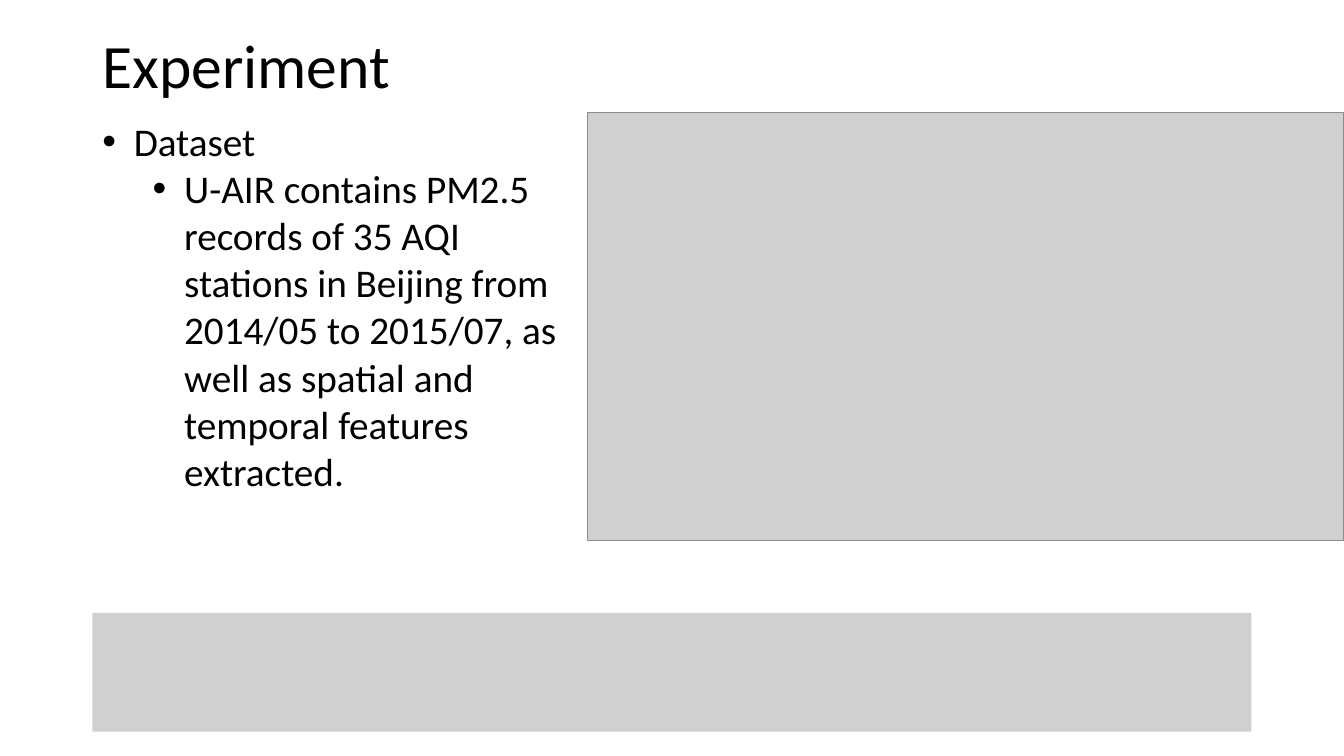
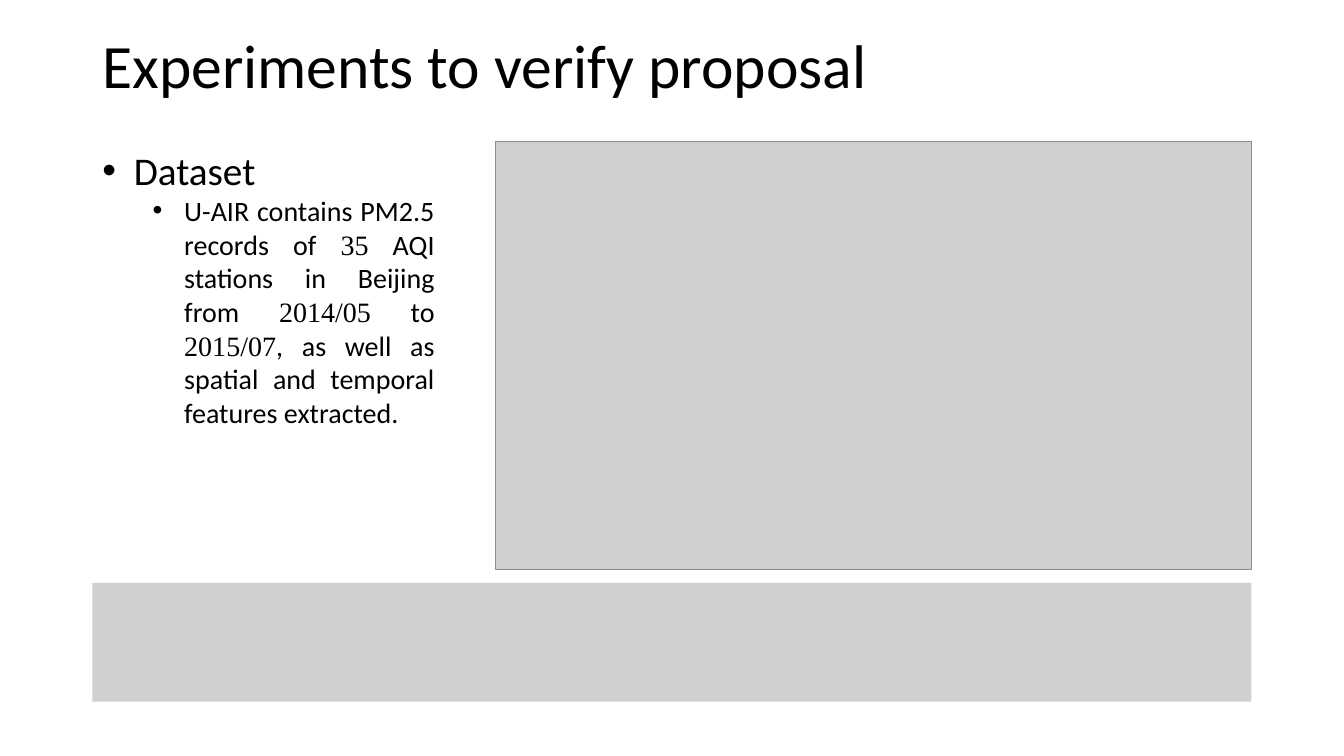
Before and after one commit to RKDSOne/ids, a slide deck: slide 28 of slides&notes/Learning on imbalanced data.pptx (slide 23 before the commit). Drawn at 1344x756 pixels with LibreOffice and Linux fonts; fonts in the diff are those of the drawing; grey boxes stand for pictures. Boxes give left, top, right and bottom in pixels: in the first picture for what was removed or moved away, otherwise in the second. Text is boxed around its words. In the diff, an @@ line names an element or a change of style, - is before the commit and + after.

```diff
--- a/slides&notes/Learning on imbalanced data.pptx
+++ b/slides&notes/Learning on imbalanced data.pptx
@@ title at (x1=102, y1=45, x2=867, y2=98): text changed @@
-Experiment
+Experiments to verify proposal
@@ text "Dataset" moved from (x1=134, y1=131, x2=556, y2=487) to (x1=134, y1=160, x2=435, y2=424) @@
@@ text "Dataset" at (x1=134, y1=160, x2=435, y2=424): size 28 to 20 pt; font Calibri to Times New Roman in "35 2014/05 2015/07,"; alignment left to justified @@
@@ picture moved from (x1=588, y1=113, x2=1344, y2=540) to (x1=496, y1=141, x2=1252, y2=569) @@
@@ picture moved from (x1=93, y1=613, x2=1252, y2=732) to (x1=93, y1=583, x2=1252, y2=702) @@
```
Also in this commit, not shown: 6 other slides changed, 9 slides added, 1 slide removed, 5 other files.
